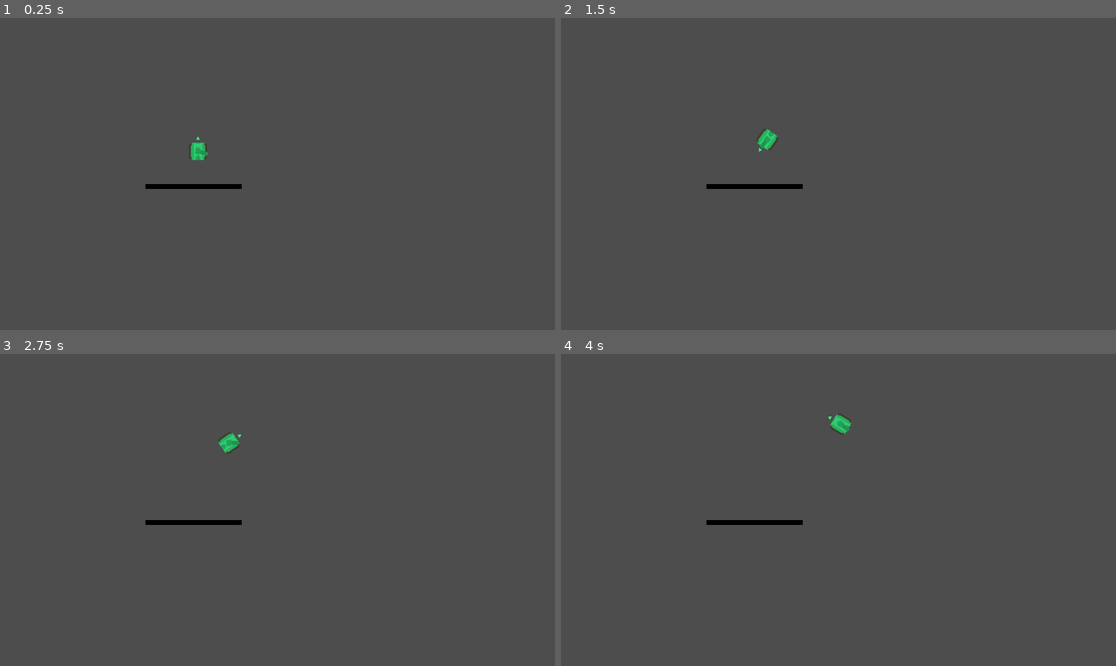
Above: before the commit, frames 1-4 (two rows, left to right).
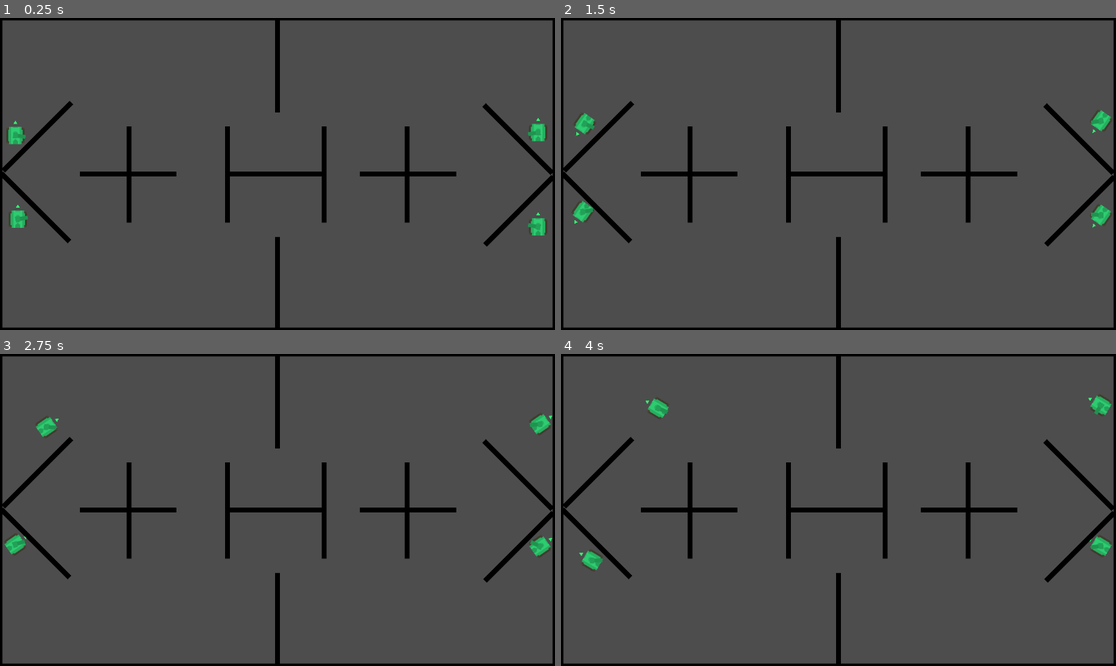
Above: after the commit, the same moments.

Repository: Koala118th/Tank-AWS
Game: Godot game, scene res://Scenes/game.tscn
Same seed, same stepped clock (60 frames per second), same inputs: the game is played once before the commit and once after it. The project has no main scene, so this scene is started directly.
Inputs (mouse positions are in pixels of both pictures, inside the frame that each line leads up to):
- Up to frame 1 (0.25 s): no input
- Up to frame 2 (1.5 s): tap Enter at 0.5 s; move the mouse to (960, 158) at 0.52 s; hold D (turn_right) 0.53-1.28 s; move the mouse to (727, 189) at 1.27 s; hold S (move_backward) from 1.28 s (still down)
- Up to frame 3 (2.75 s): move the mouse to (333, 441) at 2.02 s; release S (move_backward) at 2.03 s; hold D (turn_right) from 2.03 s (still down)
- Up to frame 4 (4 s): move the mouse to (810, 572) at 2.77 s; release D (turn_right) at 2.78 s; hold W (move_forward) 2.78-3.53 s; move the mouse to (1005, 556) at 3.52 s; hold A (turn_left) from 3.53 s (still down)

The runs differ from the first frame. In frame 1, 7.5% of the frame differs, in the area x 0-100%, y 0-100%; in frame 2, 7.5%; in frame 3, 7.4%; in frame 4, 7.4%.

Commit message:
add spawner, add map

Diff:
--- a/Levels/Maze 1/maze_1.tscn
+++ b/Levels/Maze 1/maze_1.tscn
@@ -1,5 +1,75 @@
 [gd_scene format=3 uid="uid://bp45d4yk6c0cr"]
 
 [ext_resource type="PackedScene" uid="uid://be8spxxqvxqt" path="res://Levels/maze.tscn" id="1_dnqw7"]
+[ext_resource type="PackedScene" uid="uid://b3as12v5nfntk" path="res://Objects/Wall/wall.tscn" id="2_4kn3y"]
+[ext_resource type="PackedScene" uid="uid://b70uwo6ja00qt" path="res://Entities/Tank/tank.tscn" id="3_8wn8b"]
 
 [node name="Maze" unique_id=1984496082 instance=ExtResource("1_dnqw7")]
+
+[node name="TankSpawner" parent="." index="0" unique_id=592079577]
+tank_scene = ExtResource("3_8wn8b")
+
+[node name="Wall5" parent="Map" parent_id_path=PackedInt32Array(1521102474) index="4" unique_id=2005327969 instance=ExtResource("2_4kn3y")]
+position = Vector2(-99, 0)
+
+[node name="Wall12" parent="Map" parent_id_path=PackedInt32Array(1521102474) index="5" unique_id=1721167626 instance=ExtResource("2_4kn3y")]
+position = Vector2(171, 0)
+
+[node name="Wall13" parent="Map" parent_id_path=PackedInt32Array(1521102474) index="6" unique_id=1865818699 instance=ExtResource("2_4kn3y")]
+position = Vector2(-410, 0)
+
+[node name="Wall10" parent="Map" parent_id_path=PackedInt32Array(1521102474) index="7" unique_id=320932569 instance=ExtResource("2_4kn3y")]
+position = Vector2(0, 131)
+rotation = 1.5707964
+
+[node name="Wall14" parent="Map" parent_id_path=PackedInt32Array(1521102474) index="8" unique_id=1179448110 instance=ExtResource("2_4kn3y")]
+position = Vector2(-308, -99)
+rotation = 1.5707964
+
+[node name="Wall16" parent="Map" parent_id_path=PackedInt32Array(1521102474) index="9" unique_id=1779336242 instance=ExtResource("2_4kn3y")]
+position = Vector2(-104, -99)
+rotation = 1.5707964
+
+[node name="Wall17" parent="Map" parent_id_path=PackedInt32Array(1521102474) index="10" unique_id=923543219 instance=ExtResource("2_4kn3y")]
+position = Vector2(97, -99)
+rotation = 1.5707964
+
+[node name="Wall15" parent="Map" parent_id_path=PackedInt32Array(1521102474) index="11" unique_id=510376198 instance=ExtResource("2_4kn3y")]
+position = Vector2(269, -99)
+rotation = 1.5707964
+
+[node name="Wall11" parent="Map" parent_id_path=PackedInt32Array(1521102474) index="12" unique_id=647165925 instance=ExtResource("2_4kn3y")]
+position = Vector2(0, -328)
+rotation = 1.5707964
+
+[node name="Wall6" parent="Map" parent_id_path=PackedInt32Array(1521102474) index="13" unique_id=2111563967 instance=ExtResource("2_4kn3y")]
+position = Vector2(429, -143)
+rotation = 0.7853982
+scale = Vector2(0.99999994, 0.99999994)
+
+[node name="Wall7" parent="Map" parent_id_path=PackedInt32Array(1521102474) index="14" unique_id=341752381 instance=ExtResource("2_4kn3y")]
+position = Vector2(-572.99994, -1.000061)
+rotation = 0.7853982
+scale = Vector2(0.99999994, 0.99999994)
+
+[node name="Wall8" parent="Map" parent_id_path=PackedInt32Array(1521102474) index="15" unique_id=669769141 instance=ExtResource("2_4kn3y")]
+position = Vector2(-568.99994, -7)
+rotation = -0.7853982
+scale = Vector2(0.99999994, 0.99999994)
+
+[node name="Wall9" parent="Map" parent_id_path=PackedInt32Array(1521102474) index="16" unique_id=1290144236 instance=ExtResource("2_4kn3y")]
+position = Vector2(431, 147)
+rotation = -0.7853982
+scale = Vector2(0.99999994, 0.99999994)
+
+[node name="Marker2D" type="Marker2D" parent="TankSpawnLocations" parent_id_path=PackedInt32Array(123431645) index="0" unique_id=1188589933]
+position = Vector2(-539, 94)
+
+[node name="Marker2D2" type="Marker2D" parent="TankSpawnLocations" parent_id_path=PackedInt32Array(123431645) index="1" unique_id=1663072911]
+position = Vector2(-544, -80)
+
+[node name="Marker2D3" type="Marker2D" parent="TankSpawnLocations" parent_id_path=PackedInt32Array(123431645) index="2" unique_id=3199018]
+position = Vector2(541, -86)
+
+[node name="Marker2D4" type="Marker2D" parent="TankSpawnLocations" parent_id_path=PackedInt32Array(123431645) index="3" unique_id=1976692284]
+position = Vector2(541, 110)
--- a/Levels/maze.tscn
+++ b/Levels/maze.tscn
@@ -1,6 +1,33 @@
 [gd_scene format=3 uid="uid://be8spxxqvxqt"]
 
 [ext_resource type="Script" uid="uid://ceygdf0se50t7" path="res://Levels/maze.gd" id="1_c313c"]
+[ext_resource type="PackedScene" uid="uid://b3as12v5nfntk" path="res://Objects/Wall/wall.tscn" id="2_5mops"]
+[ext_resource type="Script" uid="uid://cetcc8cygwj2" path="res://Levels/tank_spawner.gd" id="2_egmw7"]
 
 [node name="Maze" type="Node2D" unique_id=1984496082]
 script = ExtResource("1_c313c")
+
+[node name="TankSpawner" type="Node2D" parent="." unique_id=592079577]
+script = ExtResource("2_egmw7")
+
+[node name="Map" type="Node2D" parent="." unique_id=1521102474]
+
+[node name="Wall" parent="Map" unique_id=2005327969 instance=ExtResource("2_5mops")]
+position = Vector2(-576, -324)
+scale = Vector2(6, 1)
+
+[node name="Wall2" parent="Map" unique_id=322262080 instance=ExtResource("2_5mops")]
+position = Vector2(-576, 324)
+scale = Vector2(6, 1)
+
+[node name="Wall3" parent="Map" unique_id=2039153632 instance=ExtResource("2_5mops")]
+position = Vector2(-576, -410)
+rotation = 1.5707964
+scale = Vector2(4, 1)
+
+[node name="Wall4" parent="Map" unique_id=796527653 instance=ExtResource("2_5mops")]
+position = Vector2(576, -324)
+rotation = 1.5707964
+scale = Vector2(4, 1)
+
+[node name="TankSpawnLocations" type="Node2D" parent="." unique_id=123431645]
--- /dev/null
+++ b/Levels/tank_spawner.gd
@@ -0,0 +1,20 @@
+extends Node2D
+
+var _tank_spawn_index: int = 0
+@export var tank_scene: PackedScene
+@onready var _tank_spawn_locations: Node2D = $"../TankSpawnLocations"
+
+
+func _ready():
+	spawn_tank()
+	spawn_tank()
+	spawn_tank()
+	spawn_tank()
+
+
+func spawn_tank():
+	var tank: Tank = tank_scene.instantiate()
+	var spawn_marker: Marker2D = _tank_spawn_locations.get_child(_tank_spawn_index)
+	tank.position = spawn_marker.position
+	_tank_spawn_index = (_tank_spawn_index + 1) % _tank_spawn_locations.get_child_count()
+	add_child(tank)
--- a/Scenes/game.tscn
+++ b/Scenes/game.tscn
@@ -1,12 +1,9 @@
 [gd_scene format=3 uid="uid://comfpuqm6dlql"]
 
-[ext_resource type="PackedScene" uid="uid://b3as12v5nfntk" path="res://Objects/Wall/wall.tscn" id="1_ebmjs"]
-[ext_resource type="PackedScene" uid="uid://b70uwo6ja00qt" path="res://Entities/Tank/tank.tscn" id="2_qxrlw"]
+[ext_resource type="PackedScene" uid="uid://bp45d4yk6c0cr" path="res://Levels/Maze 1/maze_1.tscn" id="2_wrm1d"]
 
 [node name="Game" type="Node2D" unique_id=1209050767]
 
-[node name="Wall" parent="." unique_id=2005327969 instance=ExtResource("1_ebmjs")]
-position = Vector2(302, 350)
+[node name="Maze" parent="." unique_id=1984496082 instance=ExtResource("2_wrm1d")]
 
-[node name="Tank" parent="." unique_id=1826538697 instance=ExtResource("2_qxrlw")]
-position = Vector2(411, 277)
+[node name="Camera2D" type="Camera2D" parent="." unique_id=1113496506]
Not shown, added: Levels/tank_spawner.gd.uid
